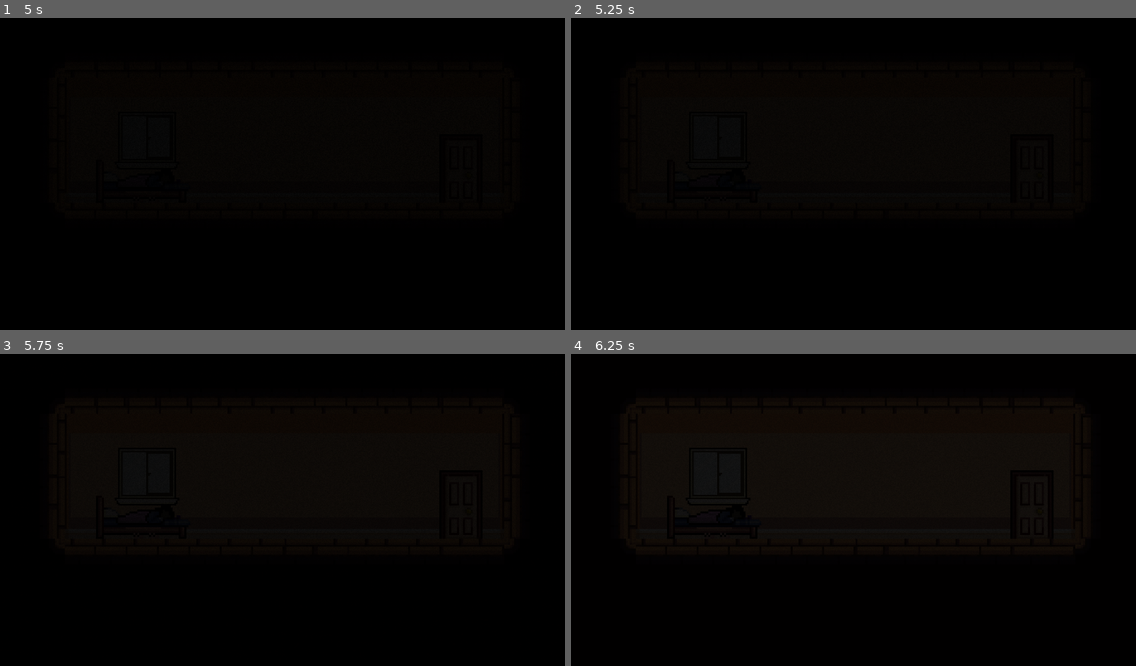
Above: before the commit, frames 1-4 (two rows, left to right).
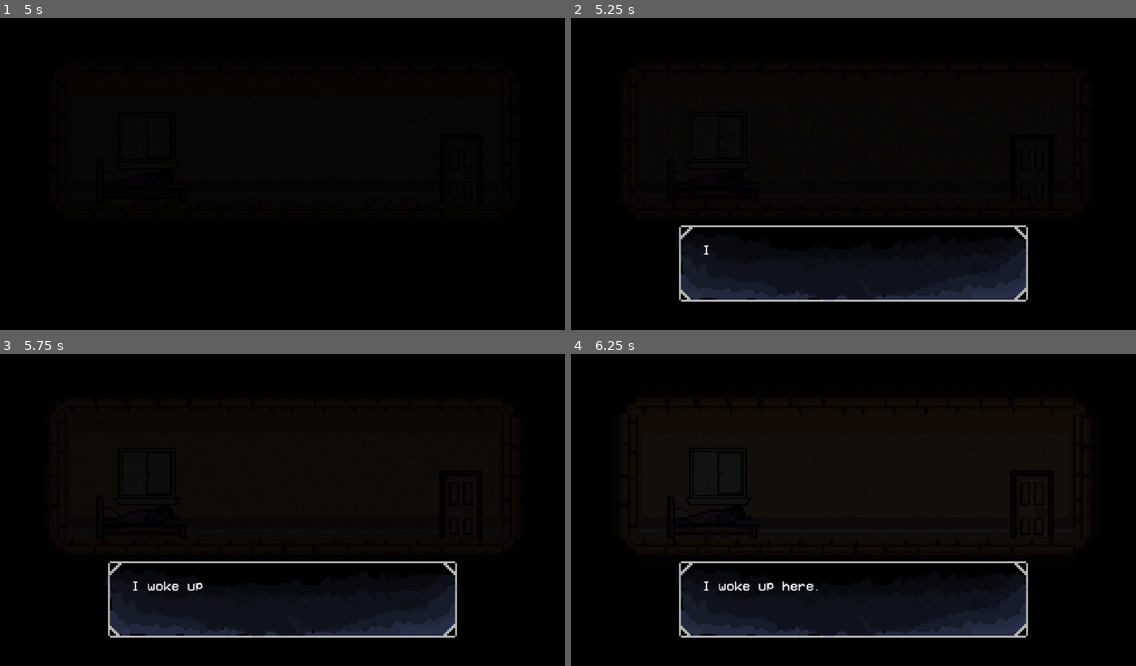
Above: after the commit, the same moments.

Repository: Bohsav/GMTK2025
Game: Godot game, scene res://Scenes/UI/MainMenu.tscn
Two runs of this game, one before a commit and one after it. Both use one fixed random seed, a clock stepped at 60 frames per second and the inputs below.
Inputs (mouse positions are in pixels of both pictures, inside the frame that each line leads up to):
- Up to frame 1 (5 s): click "Start" at 0.5 s; move the mouse to (406, 155) at 1.27 s; press the mouse at (406, 155) at 1.28 s; hold D (move_right) 1.28-2.78 s; tap Space (jump) at 1.52, 2.27, 3.77, 4.25, 4.52 s; tap Enter at 2 s; move the mouse to (169, 186) at 2.02 s; release the mouse at (169, 186) at 2.03 s; click (169, 186) at 2.1 s; move the mouse to (339, 102) at 2.77 s; press the mouse at (339, 102) at 2.78 s; hold A (move_left) 2.78-3.53 s; move the mouse to (254, 236) at 3.52 s; release the mouse at (254, 236) at 3.53 s; hold D (move_right) from 3.53 s (still down); click (254, 236) at 3.6 s; move the mouse to (463, 167) at 4.27 s; press the mouse at (463, 167) at 4.28 s
- Up to frame 2 (5.25 s): tap Enter at 5 s; move the mouse to (712, 180) at 5.02 s; release D (move_right) at 5.03 s; release the mouse at (712, 180) at 5.03 s; hold A (move_left) from 5.03 s (still down); click (712, 180) at 5.1 s
- Up to frame 3 (5.75 s): keep holding A (move_left); tap Space (jump) at 5.27 s
- Up to frame 4 (6.25 s): move the mouse to (717, 475) at 5.77 s; release A (move_left) at 5.78 s; press the mouse at (717, 475) at 5.78 s; hold D (move_right) from 5.78 s (still down)

Frame 1 is identical in both runs. In frame 2, 8.8% of the frame differs, in the area x 19-81%, y 66-91%; in frame 3, 8.9%; in frame 4, 9.0%.

Commit message:
Fixed Dialog

Diff:
--- a/Scenes/ObjectBase.gd
+++ b/Scenes/ObjectBase.gd
@@ -5,6 +5,7 @@
 var min_distance := 40.0
 
 func _input(event: InputEvent) -> void:
+	if GameMaster.is_dialog: return
 	if not event.is_action_pressed("interact"): return
 	if event is InputEventMouseButton:
 		var player: Player = NodeUtils.getChildByType(NodeUtils.getChildByType(get_tree().root, LevelRoom), Player)
--- a/Scenes/Objects/Bed.tscn
+++ b/Scenes/Objects/Bed.tscn
@@ -6,7 +6,6 @@
 script/source = "extends ObjectBase
 
 func on_interact() -> void:
-	print(GameMaster.getLevel())
 	if GameMaster.getLevel() == 1:
 		SignalBus.play_dialog.emit(\"level_1.bed_0\")
 "
--- a/Scenes/UI/DialogBox.tscn
+++ b/Scenes/UI/DialogBox.tscn
@@ -29,3 +29,5 @@
 fit_content = true
 
 [node name="Timer" type="Timer" parent="."]
+
+[node name="SkipTimer" type="Timer" parent="."]
--- a/Scenes/UI/DialogBox_script.gd
+++ b/Scenes/UI/DialogBox_script.gd
@@ -4,11 +4,13 @@
 @export var dialog_font : FontFile = FontFile.new()
 
 @onready var audio = get_node("AudioStreamPlayer")
-
-var text_speed: float = 0.05
+@onready var text_label: RichTextLabel = $Text
+@onready var timer: Timer = $Timer
+@onready var skiptimer: Timer = $SkipTimer
 
 var dialog: Array = []
-var dialog_trigger = 0
+var dialog_trigger := 0
+var dialog_skip_trigger := 0
 var dialog_ongoing = false
 
 var important = false
@@ -16,17 +18,22 @@
 var finished = false
 
 func _ready():
+	skiptimer.wait_time = 0.3
+	skiptimer.timeout.connect(func():
+		dialog_skip_trigger = 0
+	)
 	self.visible = false
 	SignalBus.play_dialog.connect(start_dialog)
 
 func start_dialog(name: String) -> void:
-	set_dialog(name)
-	trigger_dialog()
-	GameMaster.is_dialog = true
+	if not GameMaster.is_dialog:
+		set_dialog(name)
+		trigger_dialog()
+		GameMaster.is_dialog = true
 
 func reset_dialog():
-	$Timer.set_wait_time(text_speed)
-	$Text.add_theme_font_override("normal_font", dialog_font)
+	timer.set_wait_time(0.05)
+	text_label.add_theme_font_override("normal_font", dialog_font)
 	var d = get_dialog()
 	assert(d, "Dialog not found")
 	dialog = d
@@ -39,21 +46,23 @@
 	dialog_trigger = 1
 
 func _process(_delta):
+
 	# $Indicator.visible = finished
-	if dialog_trigger == 1 and !dialog_ongoing:
+	if dialog_trigger == 1 and !dialog_ongoing: # dialog start
 		dialog_trigger = 0
 		dialog_ongoing = true
 		reset_dialog()
 		next_phrase()
 	if Input.is_action_just_pressed("interact") && dialog_ongoing:
-		if !finished and not important:
-			$Text.visible_characters = len($Text.text)
+		if !finished and not important and dialog_skip_trigger == 1:
+			text_label.visible_characters = len(text_label.text)
 			finished = true
 			audio.playing = false
 		elif finished:
 			next_phrase()
-	if dialog_trigger == 0 and !dialog_ongoing:
-		GameMaster.is_dialog = false
+		if dialog_skip_trigger == 0:
+			skiptimer.start()
+			dialog_skip_trigger = 1
 
 func set_dialog(filename : String):
 	dialog_path = "res://Dialog/" + filename + ".json"
@@ -71,22 +80,23 @@
 	return output.dialog
 
 func next_phrase() -> void:
-	if phrase_num >= len(dialog):
+	if phrase_num >= len(dialog): # end here if no more
 		self.visible = false
 		dialog_ongoing = false
+		GameMaster.is_dialog = false
 		return
 	audio.playing = true
 	finished = false
 	important = dialog[phrase_num].important
-	text_speed = dialog[phrase_num].speed
-	$Text.text = dialog[phrase_num].text
-	$Text.visible_characters = 0
-	while $Text.visible_characters < len($Text.text):
-		$Text.visible_characters += 1
-
-		$Timer.start()
-		await $Timer.timeout
-
+	timer.set_wait_time(dialog[phrase_num].speed * 0.05)
+	text_label.text = dialog[phrase_num].text
+	text_label.visible_characters = 0
+	while text_label.visible_characters < len(text_label.text):
+		print(len(text_label.text))
+		print(text_label.visible_characters)
+		text_label.visible_characters += 1
+		timer.start()
+		await timer.timeout
 	audio.playing = false
 	finished = true
 	phrase_num += 1
--- a/Scenes/UI/MainMenu_script.gd
+++ b/Scenes/UI/MainMenu_script.gd
@@ -1,6 +1,7 @@
 extends Node2D
 
 func _on_start_pressed() -> void:
+	GameMaster.level_end(self)
 	GameMaster.loadLevel("uid://dyltwnfekx7mr")
 
 func _on_exit_pressed() -> void:
